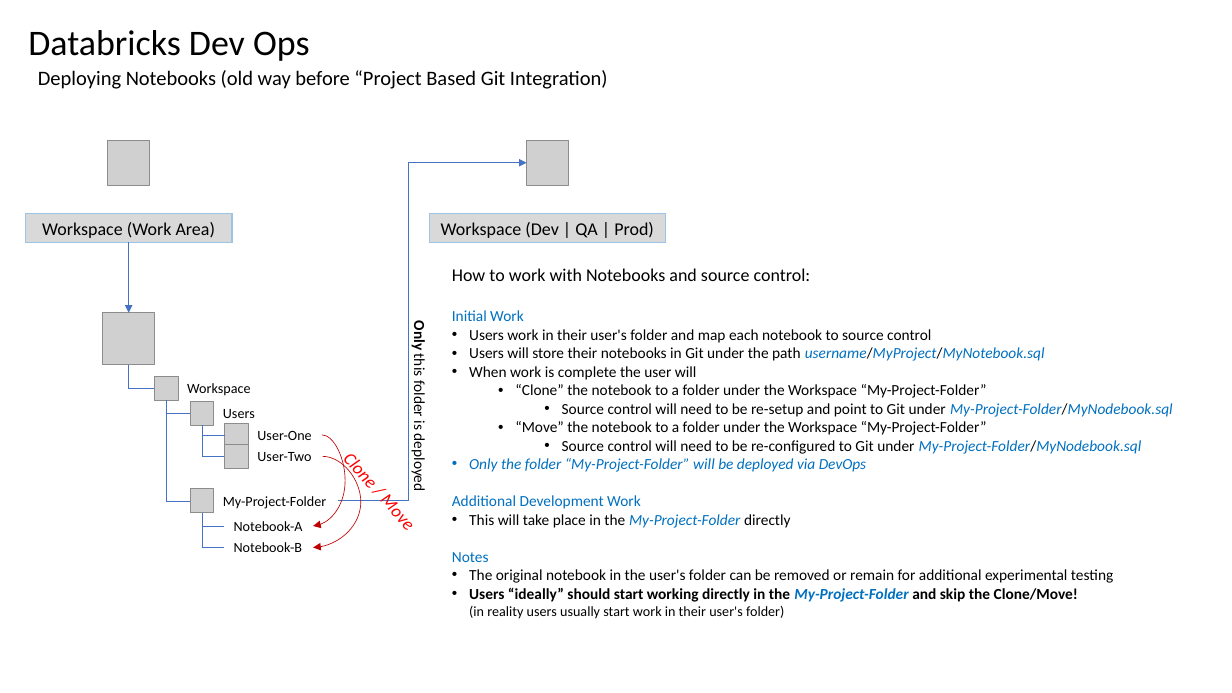
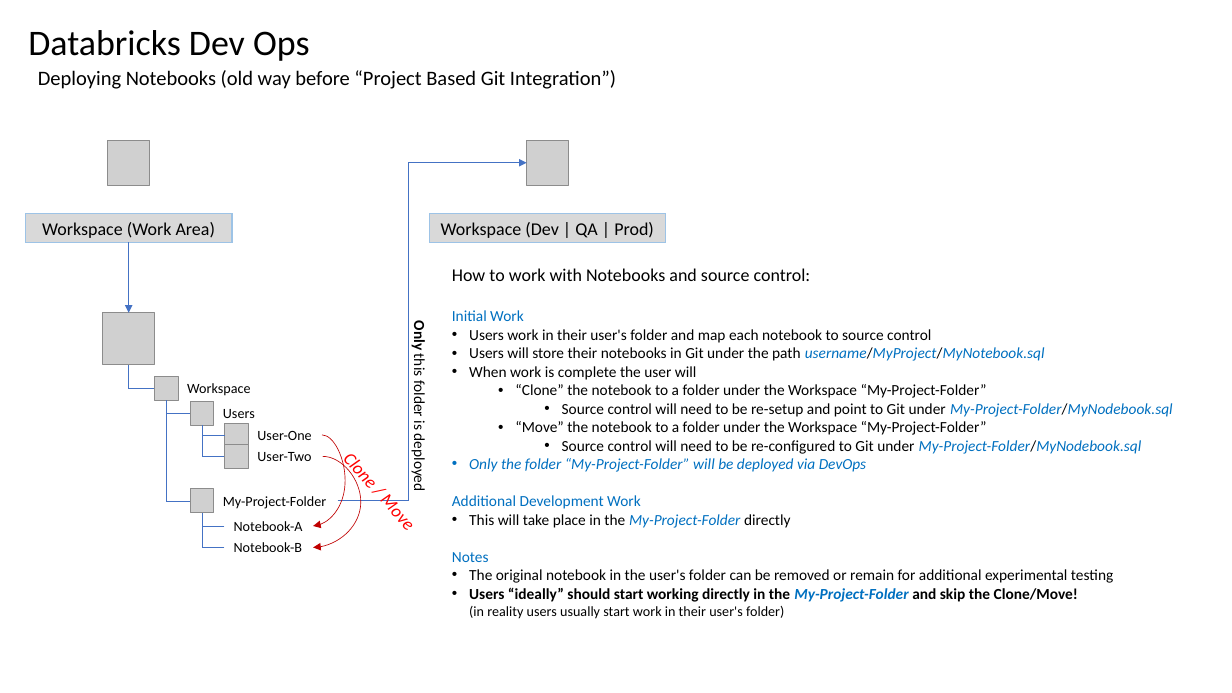
Before and after one commit to AdamPaternostro/Azure-Databricks-Dev-Ops, a slide deck: slide 2 of Databricks Dev Ops.pptx. Drawn at 1232x693 pixels with LibreOffice and Linux fonts; fonts in the diff are those of the drawing; grey boxes stand for pictures. Boxes give left, top, right and bottom in pixels: in the first picture for what was removed or moved away, otherwise in the second. Text is boxed around its words. In the diff, an @@ line names an element or a change of style, - is before the commit and + after.

```diff
--- a/Databricks Dev Ops.pptx
+++ b/Databricks Dev Ops.pptx
@@ text at <box>38,70,616,89</box>: text changed @@
-Deploying Notebooks (old way before “Project Based Git Integration)
+Deploying Notebooks (old way before “Project Based Git Integration”)
```
Also in this commit, not shown: 2 slides removed, 6 other files.
